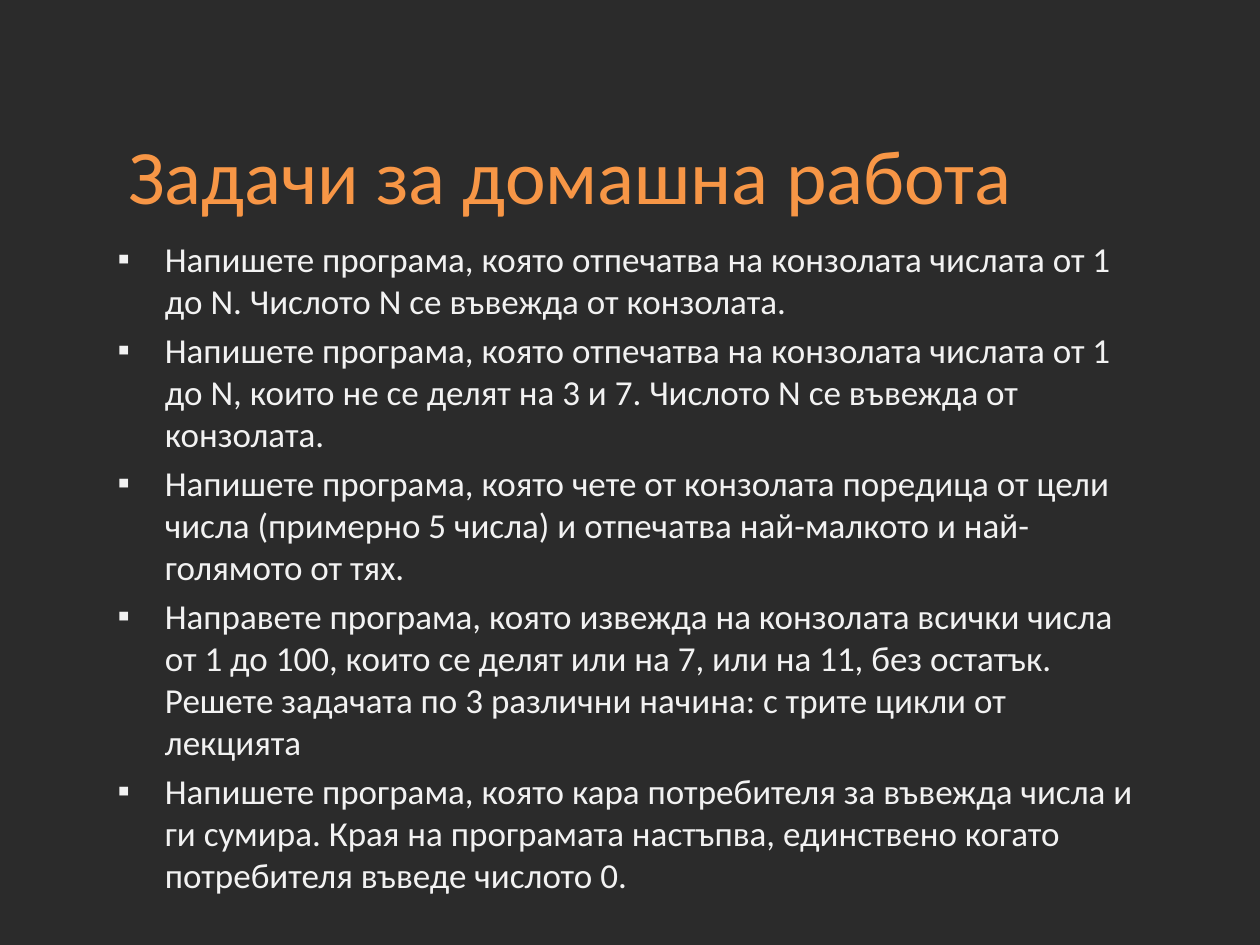
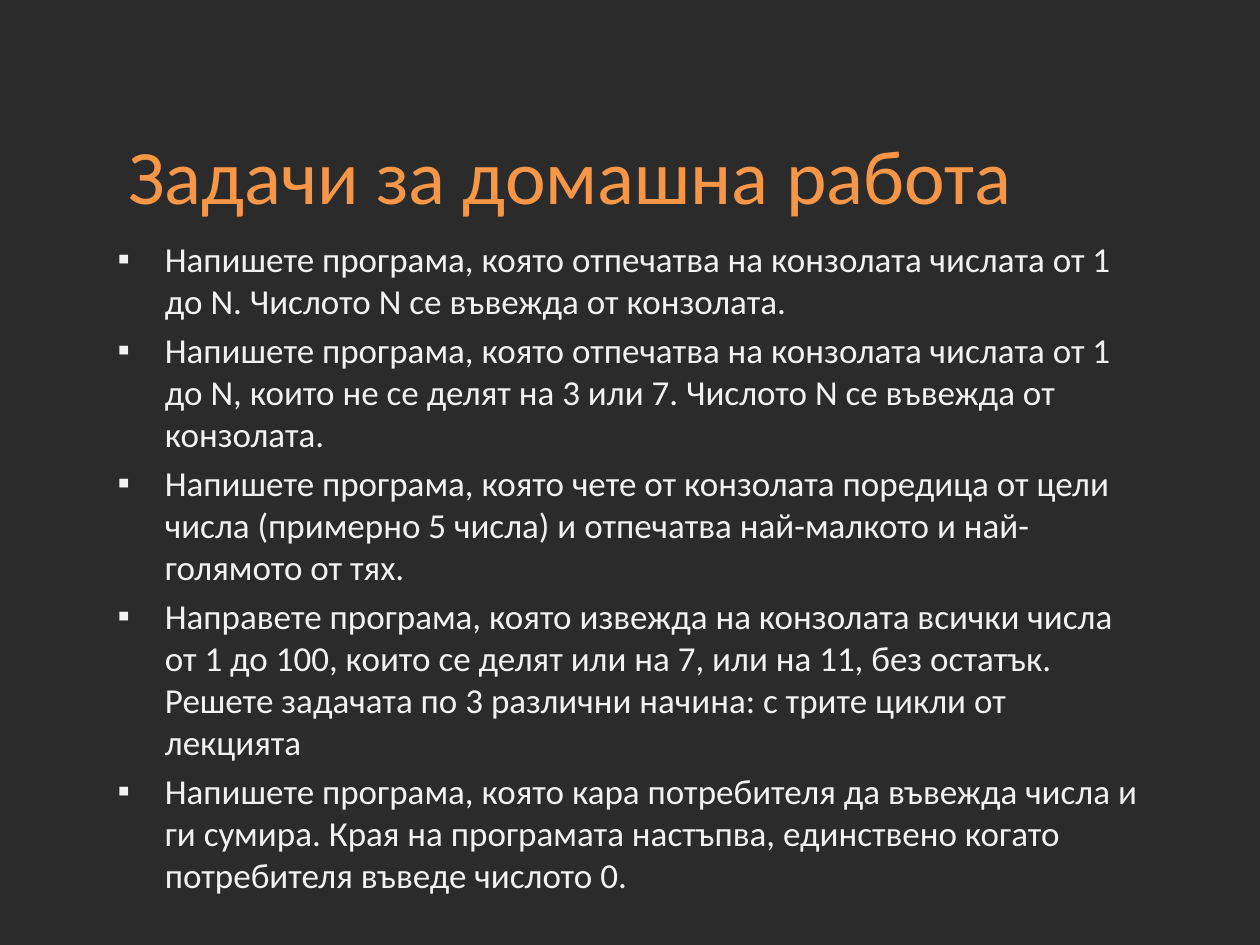
Before and after one commit to Academy-Soft-Intellect/Introduction-Into-Programming-Online, a slide deck: slide 20 of 05-Loops.pptx. Drawn at 1260x945 pixels with LibreOffice and Linux fonts; fonts in the diff are those of the drawing; background and template pictures are left out; a plain dark background stands for a picture behind light text. Boxes give left, top, right and bottom in pixels: in the first picture for what was removed or moved away, otherwise in the second. Text is boxed around its words. In the diff, an @@ line names an element or a change of style, - is before the commit and + after.

```diff
--- a/05-Loops.pptx
+++ b/05-Loops.pptx
@@ text at box(165, 340, 1110, 448): text changed @@
-▪ Напишете програма, която отпечатва на конзолата числата от 1 до N, които не се делят на 3 и 7. Числото N се въвежда от конзолата.
+▪ Напишете програма, която отпечатва на конзолата числата от 1 до N, които не се делят на 3 или 7. Числото N се въвежда от конзолата.
@@ text at box(165, 780, 1137, 894): text changed @@
-▪ Напишете програма, която кара потребителя за въвежда числа и ги сумира. Края на програмата настъпва, единствено когато потребителя въведе числото 0.
+▪ Напишете програма, която кара потребителя да въвежда числа и ги сумира. Края на програмата настъпва, единствено когато потребителя въведе числото 0.
```
Also in this commit, not shown: 1 other slide changed, 4 other files.
